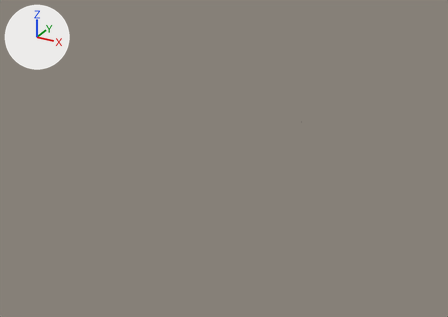
The Blender file RoboWithURP/Assets/Art/coffeecup 1.blend as it was, and as the next commit left it.
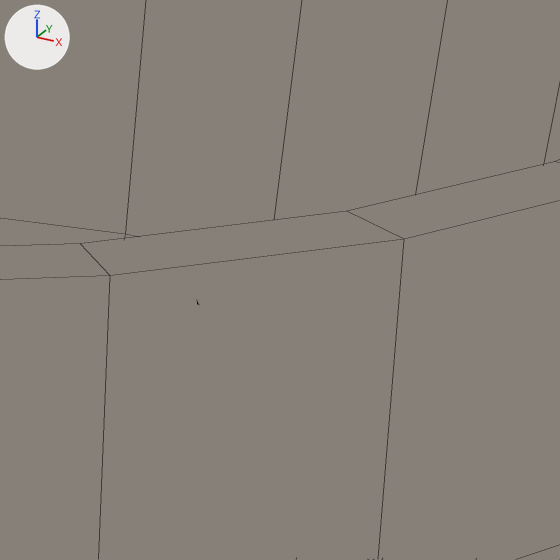
There are two pictures of each version: one whole from a 50 mm camera at (0.188, -0.342, 0.229) aimed at (-0.008, 0.014, 0.051), one close up on the part from 59% to 83% of the width and 20% to 55% of the height. The lights are fixed; the arrows at upper left show +X, +Y and +Z. The close-ups show mesh edges as thin lines.

In view in the first close-up: 'coffeecup', 'liquid'.
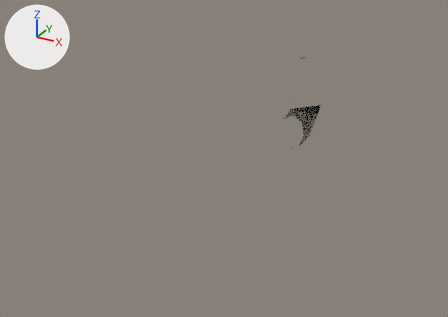
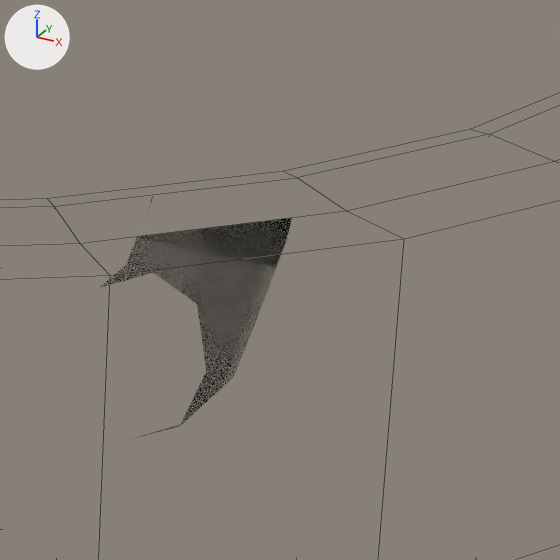
What differs and where, as boxes (x1, y1, x2, y2) in the close-ups (560 x 560 px):
'liquid', reshaped: before (0, 0, 295, 246); after (0, 0, 560, 246)
part 1 of me_cunurbspath_001, built on: before (125, 0, 295, 235); after (0, 0, 560, 244)

Edits to the bpy script that builds the scene:
```text
Change me_cunurbspath_001:
    used by ob_liquid; location = (0.0, 0.0, 0.0); rotation_euler = (1.571, 0.0, 0.0), in degrees (90, 0, 0); scale = (0.01, 0.01, 0.01)
    remove me_cunurbspath_001.from_pydata(...)  # 104 vertices, 79 faces; spans x -11.5..11.5, y 3.3..13.2, z -11.6..11.6
    add me_cunurbspath_001.from_pydata(...)  # 286 vertices, 263 faces; spans x -11.5..11.5, y 3.2..13.3, z -11.6..11.6
    me_cunurbspath_001 part 1
    52 faces are deleted
    26 vertices move from x -11.2..11.2, y 12.0, z -11.2..11.2 to x -10.4..10.4, y 13.3, z -10.5..10.5
    154 vertices are added at x -11.2..11.2, y 4.0..13.3, z -11.2..11.2
    22 new vertices lie (0.0, 0.6, 0.0) away from vertices in x -10.0..10.0, y 12.7, z -10.7..10.7
    6 new vertices lie (0.0, 0.0, 2.6) away from vertices in x -10.9..10.9, y 7.9..13.3, z -1.3
    236 new faces join them
    me_cunurbspath_001 part 2: the surface is now shaded flat
```
